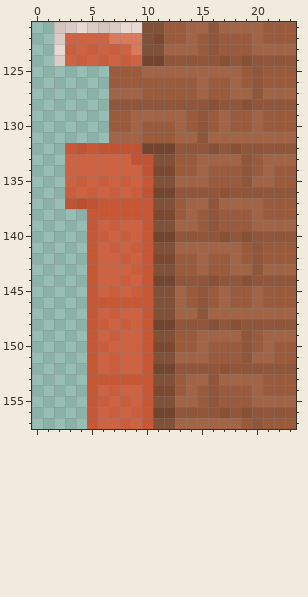
Pixel-art file, stored at AutumnForestSource/Assets/InternalAssets/Sprites/Catscene/MafiaHouse.aseprite. Above, as it was before the edit.
240x240 pixels, 1 frame. Colours within 5 levels of each other are drawn and written as one. Shown: x 0..23, y 121..157. The commit also changed other parts of the picture, which this record leaves out.
Now the later version:
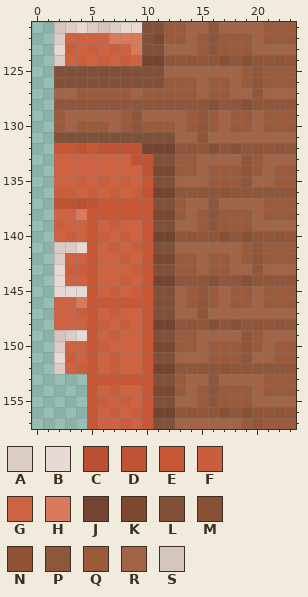
Palette (. is transparent): A #dbccc5  B #e7d9d3  C #ba5031  D #c05333  E #c75735  F #ca5d3c  G #ce6343  H #da7a5d  J #734530  K #7c4830  L #815039  M #885136  N #8f5235  P #8f563b  Q #9a5a3c  R #a16447  S #d6c5bd
Change:
--- layers "Walls", "Floor #2", "Floor"
@@ x 0..14 @@
 124 ..AGFGFGFGJJPPP
-125 .......QQQRRRRR
-126 .......QQQQQQQQ
-127 .......RRRQQQQQ
-128 .......PPPPPPPP
-129 .......QQRRRRRQ
-130 .......QQRQQQRQ
-131 .......RRRQQQRR
-132 ...EDEDDDDJJJPP
-133 ...GGGGGGDDLLQQ
-134 ...GGGGGGGDKKQQ
-135 ...GFGFGFGELLRR
-136 ...FGFGFGFDJJPP
-137 ...DCDEEEEELLQR
-138 .....EEEEEEKKQR
-139 .....EGFGGELLRR
-140 .....EFGFGEJJPP
-141 .....EGFGFELLRR
-142 .....EGGFGEKKQQ
-143 .....EGGGFELLQQ
-144 .....EGGFGEJJPP
-145 .....EGFGFELLRQ
-146 .....EEEEEELLRQ
-147 .....EGFGGELLRR
-148 .....EFGFGEJJPP
-149 .....EGFGGELLQQ
-150 .....EFGGGEKKQQ
-151 .....EGFGGELLRR
-152 .....EGFGGEJJPP
+125 ..LLLLLLLLLLRRR
+126 ..LLLLLLLLLLQQQ
+127 ..RRQQQQQRQQQQQ
+128 ..PPPPPPPPPPPPP
+129 ..QRRRRRQPRRRRQ
+130 ..QRQQQRQPQQQRQ
+131 ..LLLLLLLLLLLRR
+132 ..EEDEDDDDJJJPP
+133 ..GGGGGGGDDLLQQ
+134 ..GGGGGGGGDKKQQ
+135 ..GGFGFGFGELLRR
+136 ..FFGFGFGFDJJPP
+137 ..DDCDEEEEELLQR
+138 ..GGHEEEEEEKKQR
+139 ..FGGEGFGGELLRR
+140 ..GFGEFGFGEJJPP
+141 ..AABEGFGFELLRR
+142 ..AGGEGGFGEKKQQ
+143 ..BFFEGGGFELLQQ
+144 ..BGGEGGFGEJJPP
+145 ..BBBEGFGFELLRQ
+146 ..GGHEEEEEELLRQ
+147 ..GGFEGFGGELLRR
+148 ..GGGEFGFGEJJPP
+149 ..SABEGFGGELLQQ
+150 ..AGGEFGGGEKKQQ
+151 ..BFGEGFGGELLRR
+152 ..AGFEGFGGEJJPP
 153 .....EEEEEELLQR
Changed places in both pictures, as pixel boxes (x1, y1, x2, y2):
changed: (54, 66, 175, 374)
